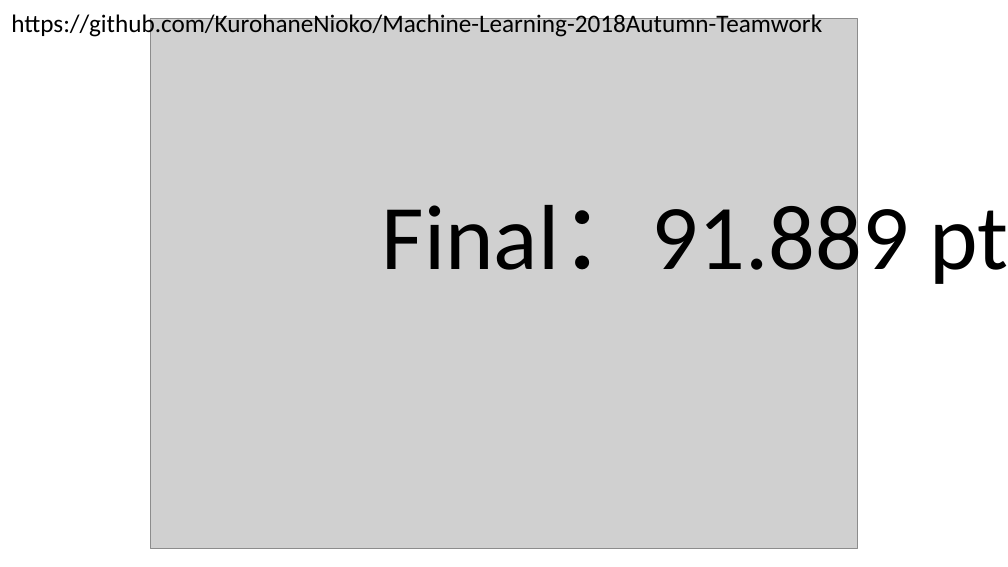
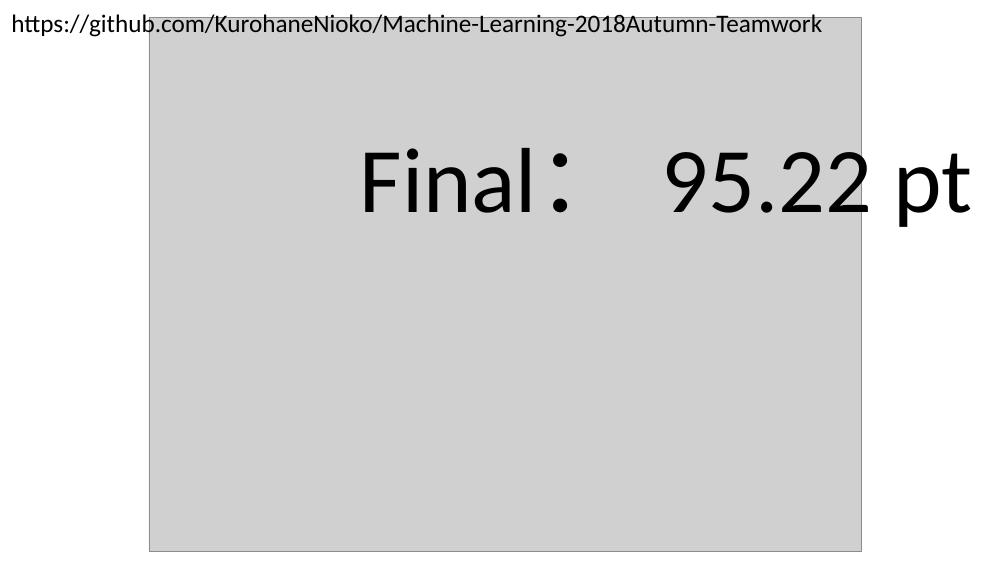
Before and after one commit to KurohaneNioko/Machine-Learning-2018Autumn-Teamwork, a slide deck: slide 8 of ResNet.pptx. Drawn at 1008x567 pixels with LibreOffice and Linux fonts; fonts in the diff are those of the drawing; grey boxes stand for pictures. Boxes give left, top, right and bottom in pixels: in the first picture for what was removed or moved away, otherwise in the second. Text is boxed around its words. In the diff, an @@ line names an element or a change of style, - is before the commit and + after.

```diff
--- a/ResNet.pptx
+++ b/ResNet.pptx
@@ picture: place and size @@
-picture at bbox=[150, 18, 858, 548]
+picture at bbox=[149, 17, 862, 552]
@@ text at bbox=[360, 136, 972, 235]: text changed @@
-Final：91.889 pt
+Final： 95.22 pt
```
Also in this commit, not shown: 1 other slide changed, 4 other files.
